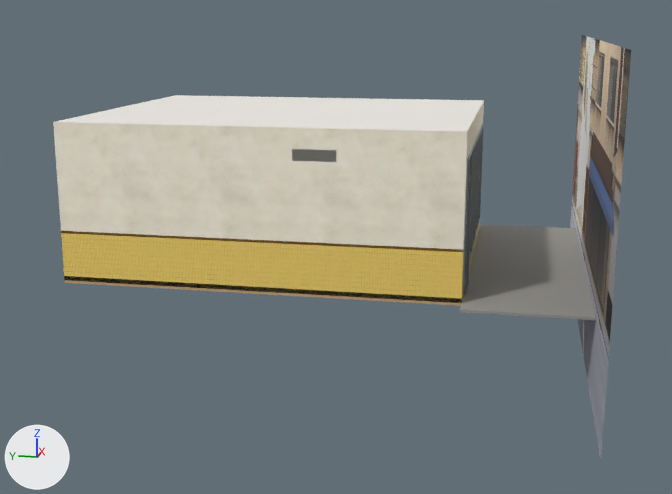
The glTF model assets/models/env/second_ai/l118_omu.glb, before and after one commit.
One viewpoint serves both versions: a camera (50 mm lens) standing at (-20.09, -4.97, 5.16) and looking at (-0.38, -1.03, 0.23). Arrows for +X, +Y and +Z are at lower left; the lights stay in place. The older version comes first. Where no turn or scale is listed for an object, it has been applied to the vertices. Vertices at exactly the same position are counted once.

In view in the first picture: 'WALL_S_frame', 'WALL_S_view', 'WALL_W_trim', 'WALL_W_wain', 'WALL_W_wall', 'l118_omu_ceiling', 'l118_omu_floorm', 'l118_omu_props' and 3 more.
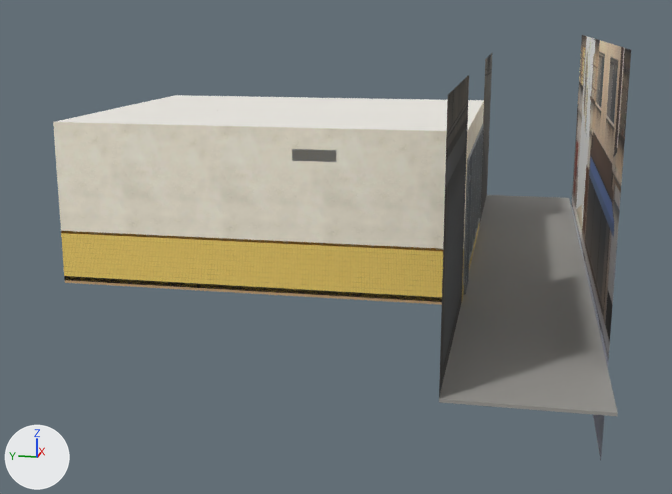
Pixel boxes [x1, y1, x2, y2] of what changed, in the pictures (672 x 494 px; the box of a moved part takes in the faces that stretch with it):
'l118_omu_props', reshaped (7% wider, 56% taller): before [292, 149, 596, 320]; after [292, 149, 618, 416]
'WALL_W_nb_view', added: after [439, 75, 469, 397]
'WALL_E_nb_view', added: after [479, 53, 492, 226]
part 1 of me_l118_omu_props, moved or reshaped: before [460, 224, 596, 320]; after [439, 195, 618, 416]

The change, as a diff of the scene's bpy script:
```diff
--- a/assets/models/env/second_ai/l118_omu.glb.py
+++ b/assets/models/env/second_ai/l118_omu.glb.py
@@ img_l118_nb_omu_w @@
+img_l118_nb_omu_w = load_image('l118_nb_omu_W', '_unpacked/l118_nb_omu_W', 552, 504, 'sRGB')
@@ img_l118_nb_omu_e @@
+img_l118_nb_omu_e = load_image('l118_nb_omu_E', '_unpacked/l118_nb_omu_E', 552, 504, 'sRGB')
@@ mat_l118_omu_nbw_view @@
+mat_l118_omu_nbw_view = principled_material('l118_omu_nbW_view')
+mat_l118_omu_nbw_view.texture = img_l118_nb_omu_w
+mat_l118_omu_nbw_view.roughness = 0.9
@@ mat_l118_omu_nbe_view @@
+mat_l118_omu_nbe_view = principled_material('l118_omu_nbE_view')
+mat_l118_omu_nbe_view.texture = img_l118_nb_omu_e
+mat_l118_omu_nbe_view.roughness = 0.9
@@ me_l118_omu_props @@
 # used by ob_l118_omu_props; location = (0.0, 0.0, 0.0)
-me_l118_omu_props.from_pydata(...)  # 4167 vertices, 7524 faces; spans x -3.7..3.7, y -6.4..3.85, z -0.05..3.2
+me_l118_omu_props.from_pydata(...)  # 4167 vertices, 7524 faces; spans x -7.9..7.9, y -6.4..3.85, z -0.05..3.2
+# me_l118_omu_props part 1: 66 of 4167 vertices moved; they spanned x -3.7..3.7, y -6.4..1.9, z -0.05..1.0 and now span x -7.9..7.9, y -6.4..1.9, z -0.05..1.0; mean shift (0.0, 0.0, 0.0); largest move (-3.7, -6.4, -0.05) -> (-7.9, -6.4, -0.05)
 me_l118_omu_props.materials.append(mat_l118_omu_vc)
@@ me_wall_w_nb_view @@
+me_wall_w_nb_view.from_pydata(...)  # 4 vertices, 2 faces; spans x -7.9..-3.3, y -4.0, z 0.0..4.2
+me_wall_w_nb_view.materials.append(mat_l118_omu_nbw_view)  # picture img_l118_nb_omu_w
@@ me_wall_e_nb_view @@
+me_wall_e_nb_view.from_pydata(...)  # 4 vertices, 2 faces; spans x 3.3..7.9, y -4.0, z 0.0..4.2
+me_wall_e_nb_view.materials.append(mat_l118_omu_nbe_view)  # picture img_l118_nb_omu_e
@@ ob_wall_w_nb_view @@
+ob_wall_w_nb_view = bpy.data.objects.new('WALL_W_nb_view', me_wall_w_nb_view)
+ob_wall_w_nb_view.location = (0.0, 0.0, 0.0)
@@ ob_wall_e_nb_view @@
+ob_wall_e_nb_view = bpy.data.objects.new('WALL_E_nb_view', me_wall_e_nb_view)
+ob_wall_e_nb_view.location = (0.0, 0.0, 0.0)
```
